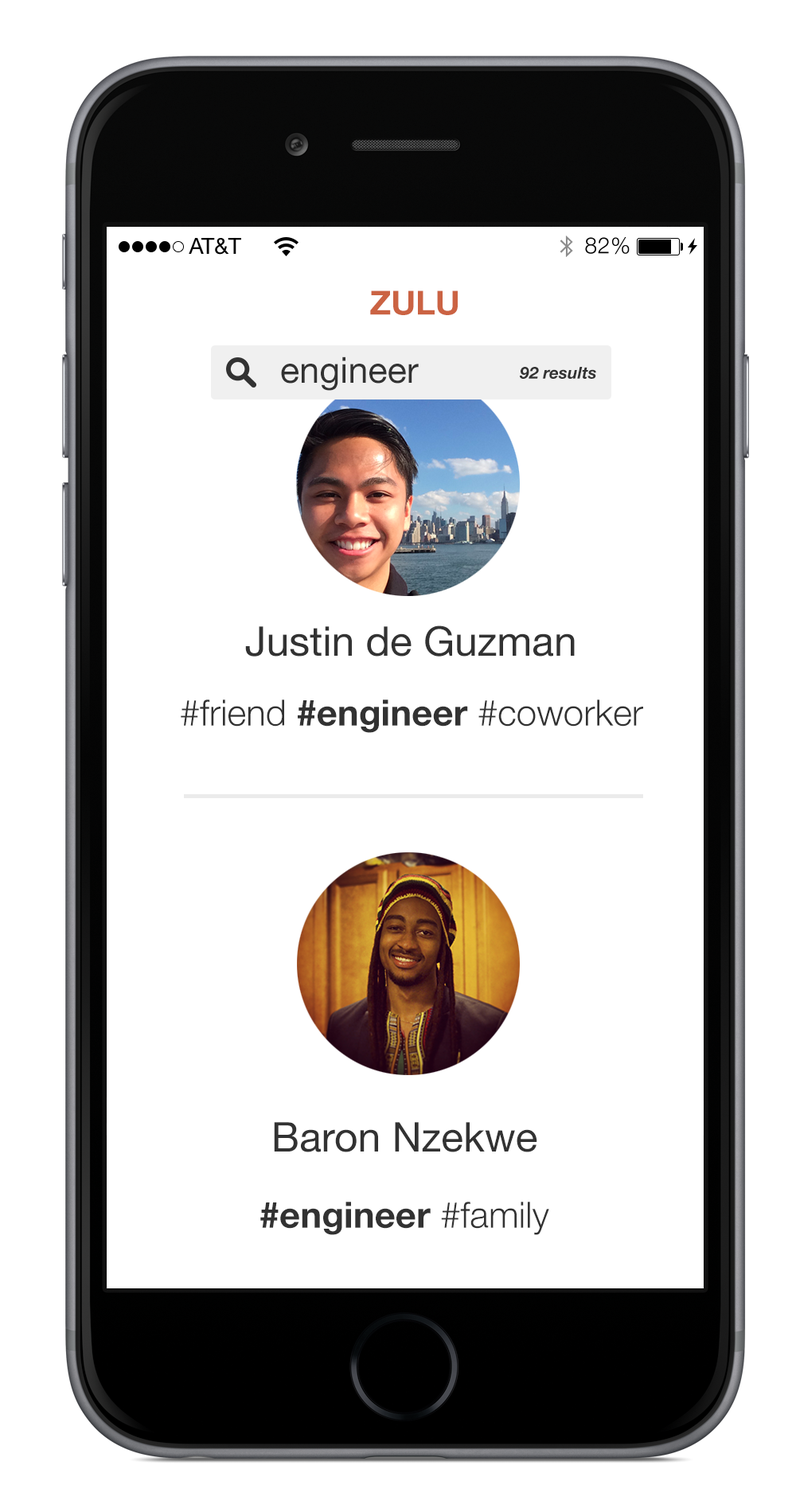
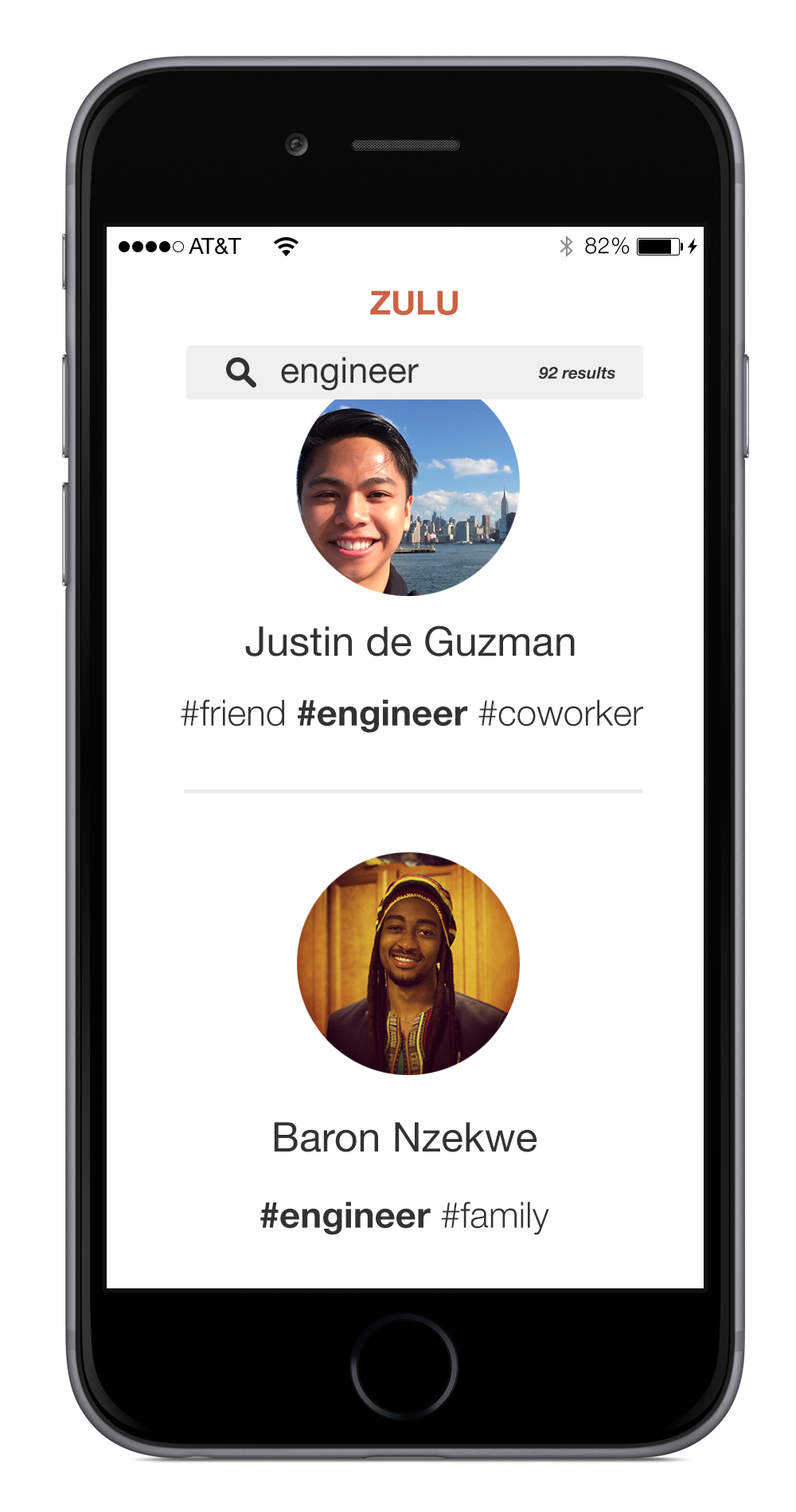
Before/after of a 796x1512 layered artwork. What changed in the layer stack:
added group "Search" with 5 layers above "Divider" over 186, 345, 644, 400
removed layer "92 results" over 519, 366, 597, 379
removed layer "Search Bar" over 210, 345, 612, 400
added layer "Result Count" in group "Search" over 538, 366, 616, 379
added layer "Input Field" in group "Search" over 186, 345, 585, 400
added layer "Background" in group "Search" over 519, 345, 644, 400
painted on "Divider" over 183, 789, 644, 799
